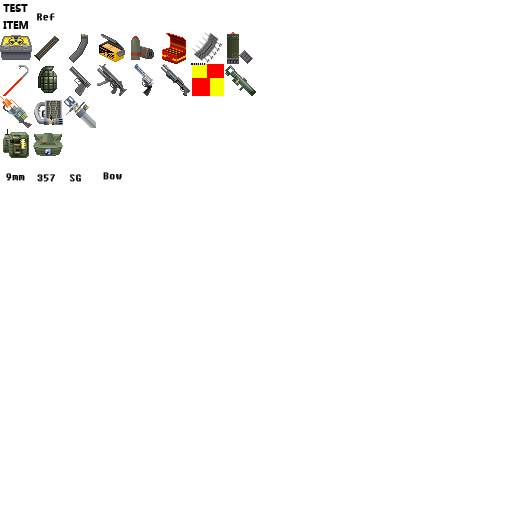
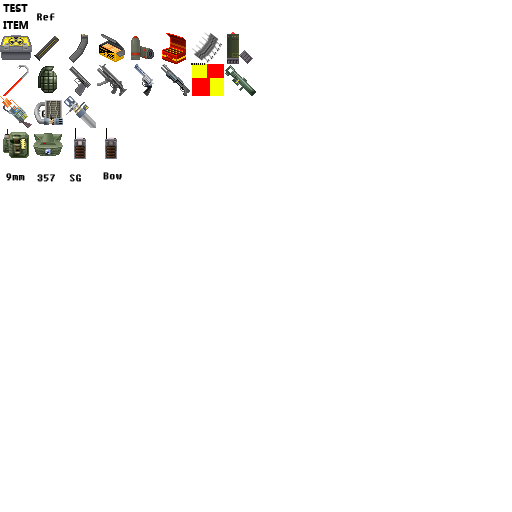
Two versions of the same layered image (512 x 512). Layer-by-layer changes:
added layer "图层 24" above "图层 23" over [105,128,117,159]
added layer "图层 23" above "EGON" over [74,128,86,159]
